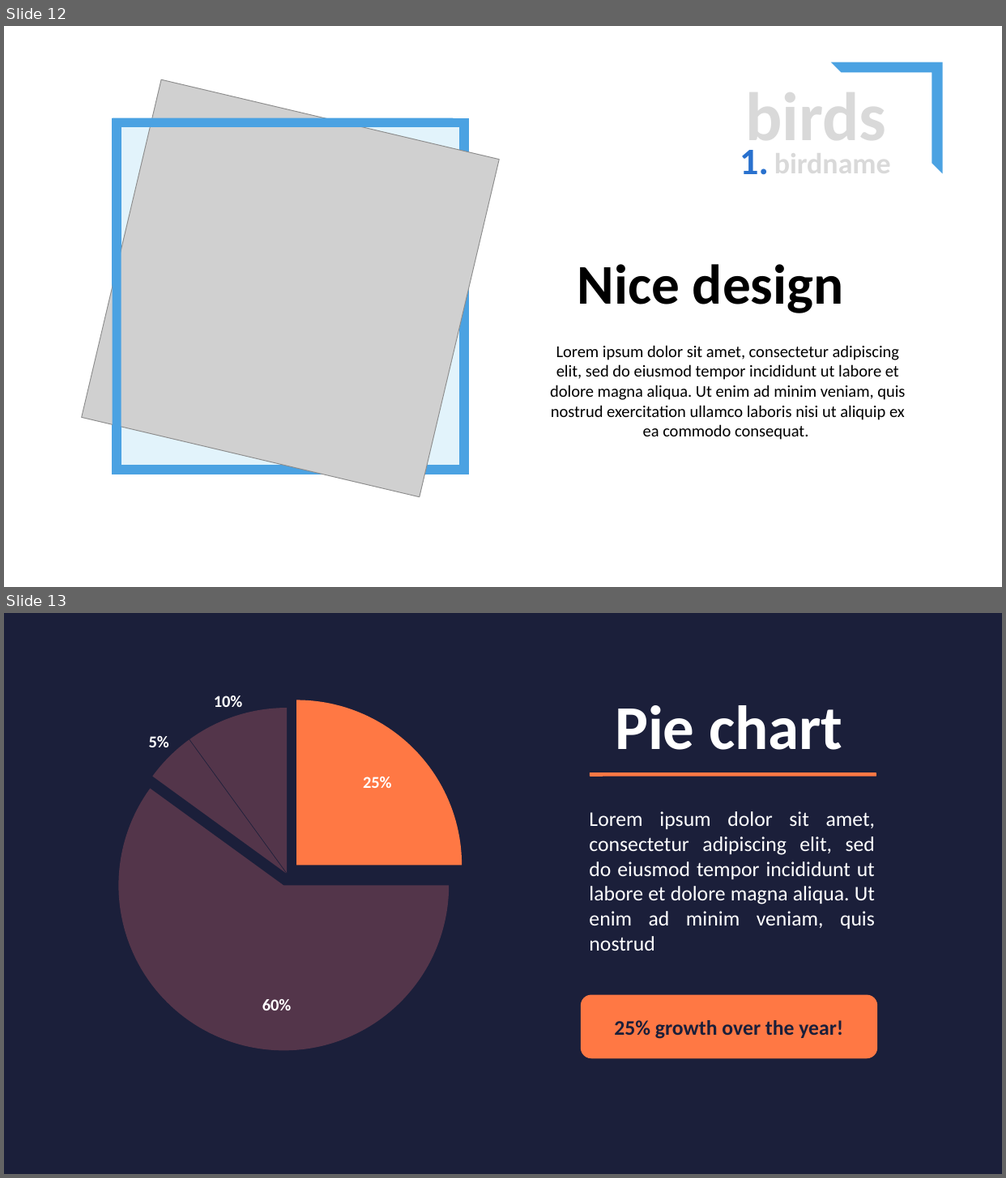
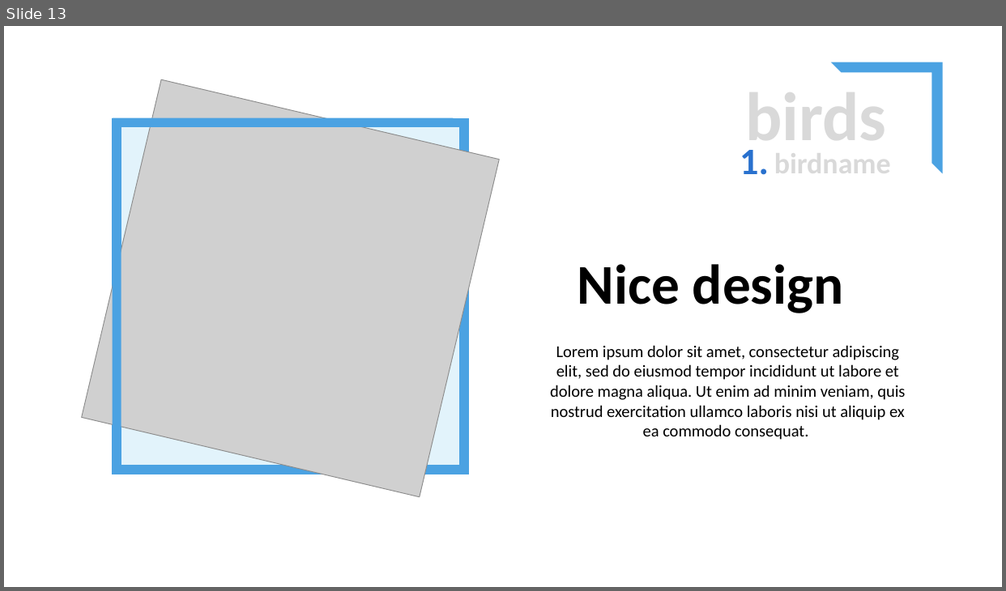
Before and after one commit to mayank-cse/Hunger-Free-Society, a slide deck: hunger1.pptx. Shown one above the other, each under a label of ours: slides 12 and 13 before the commit, slide 13 after it. The pictures are 1006x1178 and 1006x591 pixels, drawn with LibreOffice and Linux fonts; fonts in the diff are those of the drawing; grey boxes stand for pictures; background and template pictures are left out. Boxes give left, top, right and bottom in pixels: in the first picture for what was removed or moved away, otherwise in the second. Text is boxed around its words. In the diff, an @@ line names an element or a change of style, - is before the commit and + after.

```diff
--- a/hunger1.pptx
+++ b/hunger1.pptx
@@ slide 13 removed at [4,613,1002,1174], background #1B1F3A @@
@@ pie chart removed at [4,671,600,1083] @@
-categories: 1, 2, 3, 4
-Series 1: 0.25, 0.6, 0.05, 0.1
@@ text removed at [615,705,842,750] @@
-Pie chart
@@ rounded rectangle removed at [590,773,876,776] @@
@@ text removed at [589,811,876,951] @@
-Lorem ipsum dolor sit amet, consectetur adipiscing elit, sed do eiusmod tempor incididunt ut labore et dolore magna aliqua. Ut enim ad minim veniam, quis nostrud
@@ rounded rectangle removed at [581,995,877,1059] @@
-25% growth over the year!
@@ what was slide 12 is now slide 13 @@
```
Also in this commit, not shown: 1 slide changed, 3 slides added, 1 other slide removed.
